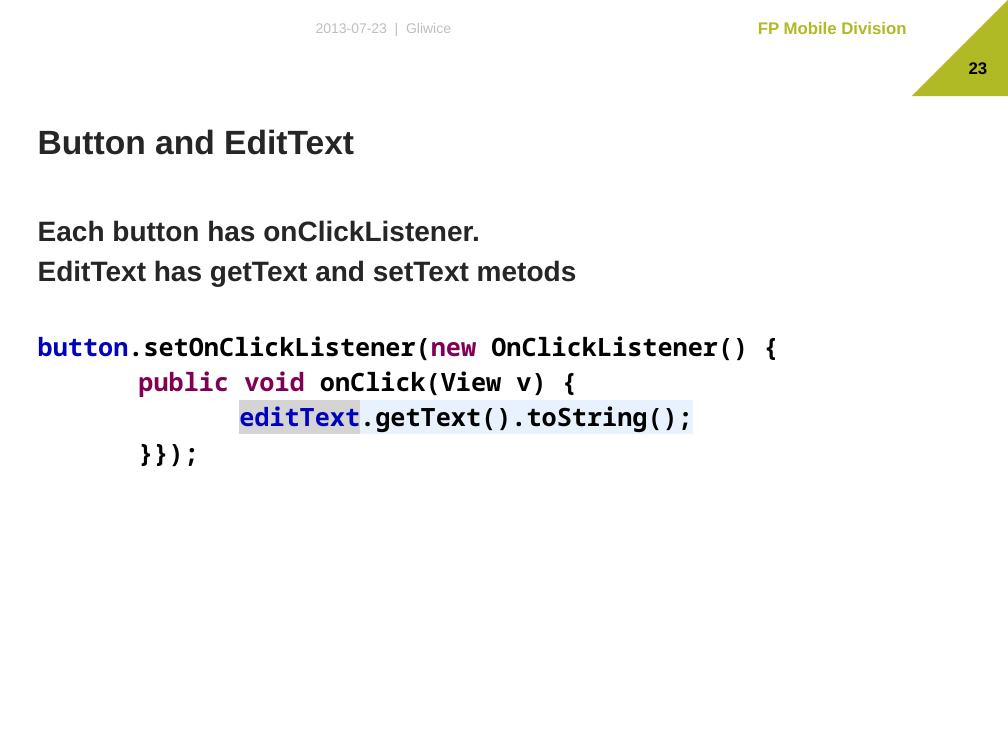
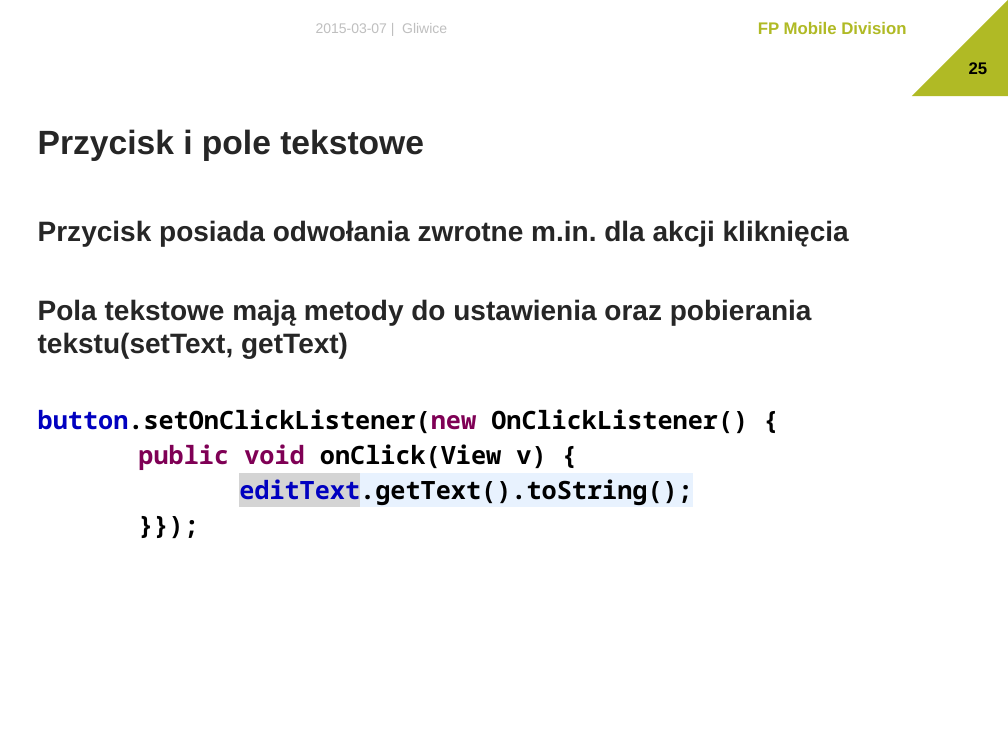
Before and after one commit to The-Lizard-Project/android-basics, a slide deck: slide 25 of Dokumenty/Presentation.pptx (slide 23 before the commit). Drawn at 1008x756 pixels with LibreOffice and Linux fonts; fonts in the diff are those of the drawing; background and template pictures are left out. Boxes give left, top, right and bottom in pixels: in the first picture for what was removed or moved away, otherwise in the second. Text is boxed around its words. In the diff, an @@ line names an element or a change of style, - is before the commit and + after.

```diff
--- a/Dokumenty/Presentation.pptx
+++ b/Dokumenty/Presentation.pptx
@@ text at [316,23,447,33]: text changed @@
-2013-07-23 | Gliwice
+2015-03-07 | Gliwice
@@ page number at [969,62,988,74]: text changed @@
-23
+25
@@ text at [38,129,849,359]: text changed @@
-Button and EditText
-Each button has onClickListener.
-EditText has getText and setText metods
+Przycisk i pole tekstowe
+Przycisk posiada odwołania zwrotne m.in. dla akcji kliknięcia
+Pola tekstowe mają metody do ustawienia oraz pobierania tekstu(setText, getText)
```
Also in this commit, not shown: 28 other slides changed, 10 slides added, 11 slides removed.
